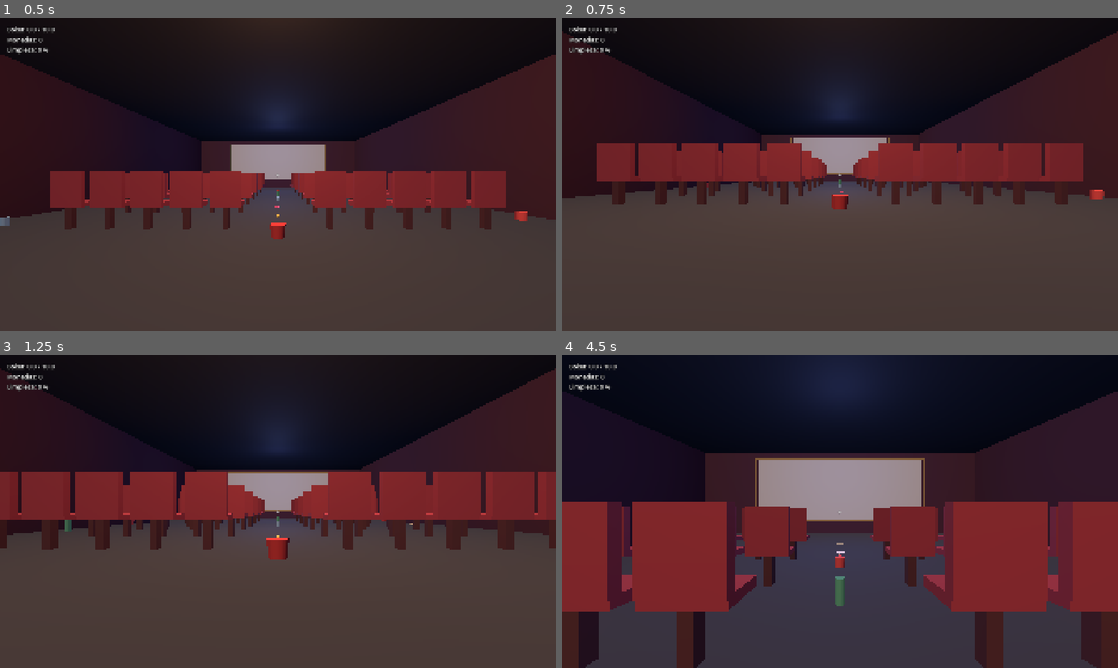
Above: before the commit, frames 1-4 (two rows, left to right).
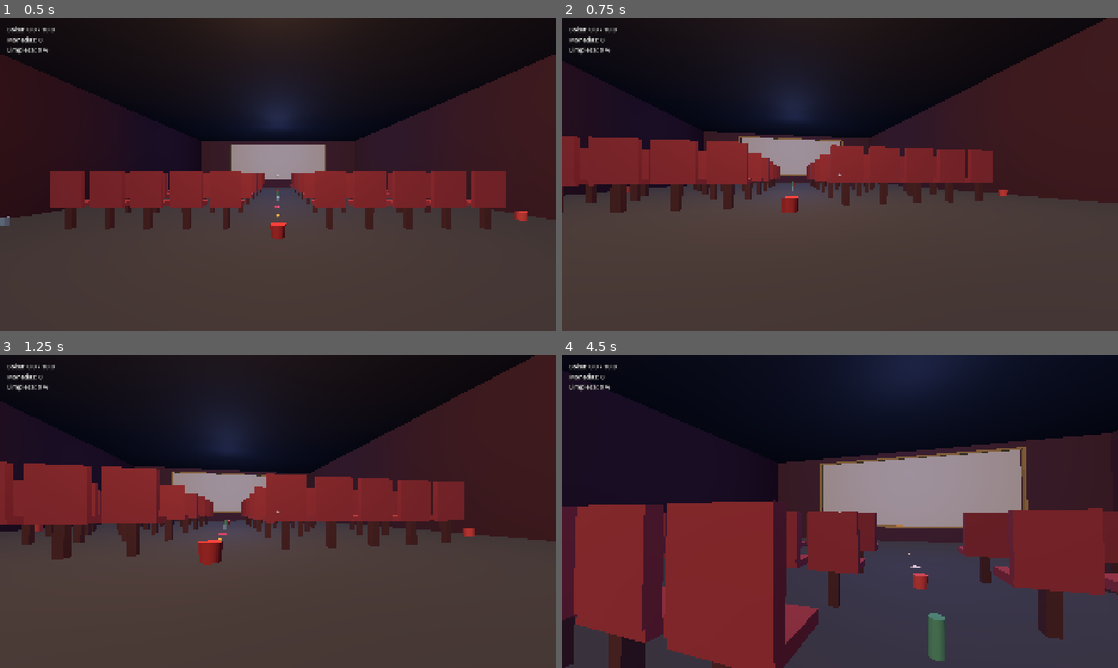
Above: after the commit, the same moments.

Repository: cristhianfg05/TFG_CINEMA
Game: Godot game, scene res://scenes/main/main.tscn
Two runs of this game, one before a commit and one after it. Both use one fixed random seed, a clock stepped at 60 frames per second and the inputs below.
Inputs (mouse positions are in pixels of both pictures, inside the frame that each line leads up to):
- Up to frame 1 (0.5 s): no input
- Up to frame 2 (0.75 s): tap Enter at 0.5 s; move the mouse to (867, 174) at 0.52 s; hold W (move_forward) from 0.53 s (still down); hold Ctrl (crouch) from 0.53 s (still down)
- Up to frame 3 (1.25 s): keep holding W (move_forward); keep holding Ctrl (crouch); tap Space (jump) at 0.77 s
- Up to frame 4 (4.5 s): keep holding W (move_forward); move the mouse to (812, 511) at 1.27 s; release Ctrl (crouch) at 1.28 s; tap E (interact) at 1.35, 4.35 s; tap Space (jump) at 1.52, 3.02, 3.77 s; move the mouse to (851, 505) at 2.02 s; click (851, 505) at 2.1 s; move the mouse to (834, 517) at 2.77 s; tap Shift (sprint) at 2.85 s; move the mouse to (878, 514) at 3.52 s; hold Ctrl (crouch) 3.53-4.28 s; move the mouse to (795, 508) at 4.27 s

Frame 1 is identical in both runs. In frame 2, 15% of the frame differs, in the area x 0-100%, y 0-63%; in frame 3, 18%; in frame 4, 38%, in the area x 0-100%, y 0-100%.

Commit message:
Fix mouse look blocked by gameplay HUD

Diff:
--- a/scripts/gameplay_hud.gd
+++ b/scripts/gameplay_hud.gd
@@ -22,11 +22,13 @@
 func _build_ui() -> void:
 	var root_control := Control.new()
 	root_control.name = "HUDRoot"
+	root_control.mouse_filter = Control.MOUSE_FILTER_IGNORE
 	root_control.set_anchors_and_offsets_preset(Control.PRESET_FULL_RECT)
 	add_child(root_control)
 
 	var crosshair := Label.new()
 	crosshair.name = "Crosshair"
+	crosshair.mouse_filter = Control.MOUSE_FILTER_IGNORE
 	crosshair.text = "+"
 	crosshair.horizontal_alignment = HORIZONTAL_ALIGNMENT_CENTER
 	crosshair.vertical_alignment = VERTICAL_ALIGNMENT_CENTER
@@ -41,6 +43,7 @@
 
 	_prompt_label = Label.new()
 	_prompt_label.name = "Prompt"
+	_prompt_label.mouse_filter = Control.MOUSE_FILTER_IGNORE
 	_prompt_label.horizontal_alignment = HORIZONTAL_ALIGNMENT_CENTER
 	_prompt_label.add_theme_font_size_override("font_size", 24)
 	_prompt_label.add_theme_color_override("font_color", Color("ffe9a6"))
@@ -53,6 +56,7 @@
 
 	var stats := VBoxContainer.new()
 	stats.name = "Stats"
+	stats.mouse_filter = Control.MOUSE_FILTER_IGNORE
 	stats.position = Vector2(24, 24)
 	stats.add_theme_constant_override("separation", 4)
 	root_control.add_child(stats)
@@ -66,6 +70,7 @@
 
 func _make_stat_label() -> Label:
 	var label := Label.new()
+	label.mouse_filter = Control.MOUSE_FILTER_IGNORE
 	label.add_theme_font_size_override("font_size", 22)
 	label.add_theme_color_override("font_color", Color.WHITE)
 	label.add_theme_color_override("font_outline_color", Color.BLACK)
--- a/scripts/player_controller.gd
+++ b/scripts/player_controller.gd
@@ -49,12 +49,7 @@
 
 func _unhandled_input(event: InputEvent) -> void:
 	if event is InputEventMouseMotion and Input.mouse_mode == Input.MOUSE_MODE_CAPTURED:
-		rotate_y(deg_to_rad(-event.relative.x * mouse_sensitivity))
-		head.rotation.x = clampf(
-			head.rotation.x + deg_to_rad(-event.relative.y * mouse_sensitivity),
-			deg_to_rad(-pitch_limit_degrees),
-			deg_to_rad(pitch_limit_degrees)
-		)
+		_apply_mouse_look(event.relative)
 	elif event.is_action_pressed("pause"):
 		Input.mouse_mode = (
 			Input.MOUSE_MODE_VISIBLE
@@ -62,6 +57,15 @@
 			else Input.MOUSE_MODE_CAPTURED
 		)
 		get_viewport().set_input_as_handled()
+
+
+func _apply_mouse_look(relative_motion: Vector2) -> void:
+	rotate_y(deg_to_rad(-relative_motion.x * mouse_sensitivity))
+	head.rotation.x = clampf(
+		head.rotation.x + deg_to_rad(-relative_motion.y * mouse_sensitivity),
+		deg_to_rad(-pitch_limit_degrees),
+		deg_to_rad(pitch_limit_degrees)
+	)
 
 
 func _physics_process(delta: float) -> void:
--- a/tests/phase_2_smoke.gd
+++ b/tests/phase_2_smoke.gd
@@ -26,6 +26,19 @@
 	_expect(trash_bin != null, "Trash bin is missing")
 	_expect(hud != null, "Gameplay HUD is missing")
 	_expect(get_nodes_in_group("trash_item").size() == 20, "Expected 20 trash items")
+	if hud:
+		var hud_root := hud.get_node_or_null("HUDRoot") as Control
+		_expect(hud_root != null, "Gameplay HUD root is missing")
+		if hud_root:
+			_expect_hud_ignores_mouse(hud_root)
+	var player = get_first_node_in_group("player")
+	if player:
+		var yaw_before: float = player.rotation.y
+		player._apply_mouse_look(Vector2(40.0, 0.0))
+		_expect(
+			not is_equal_approx(player.rotation.y, yaw_before),
+			"Mouse look did not rotate the player"
+		)
 	if manager:
 		_expect(manager.total_trash == 20, "Total trash count is incorrect")
 		_expect(manager.remaining_trash == 20, "Initial remaining count is incorrect")
@@ -95,6 +108,16 @@
 		push_error(message)
 
 
+func _expect_hud_ignores_mouse(node: Node) -> void:
+	if node is Control:
+		_expect(
+			node.mouse_filter == Control.MOUSE_FILTER_IGNORE,
+			"HUD control blocks mouse input: %s" % node.name
+		)
+	for child in node.get_children():
+		_expect_hud_ignores_mouse(child)
+
+
 func _finish() -> void:
 	if _failures.is_empty():
 		print("PHASE_2_SMOKE_OK")
Not shown, changed: docs/TEST_LOG.md
